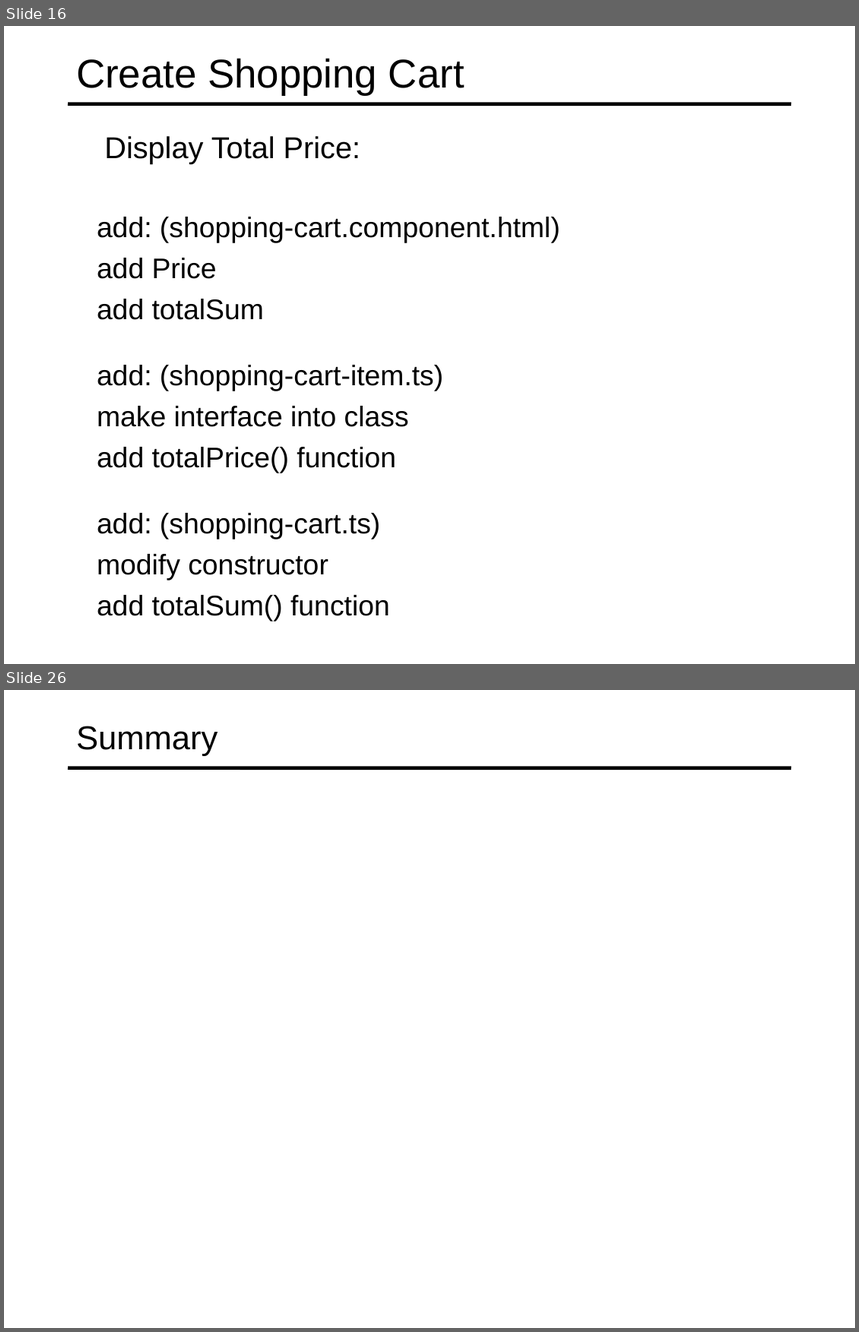
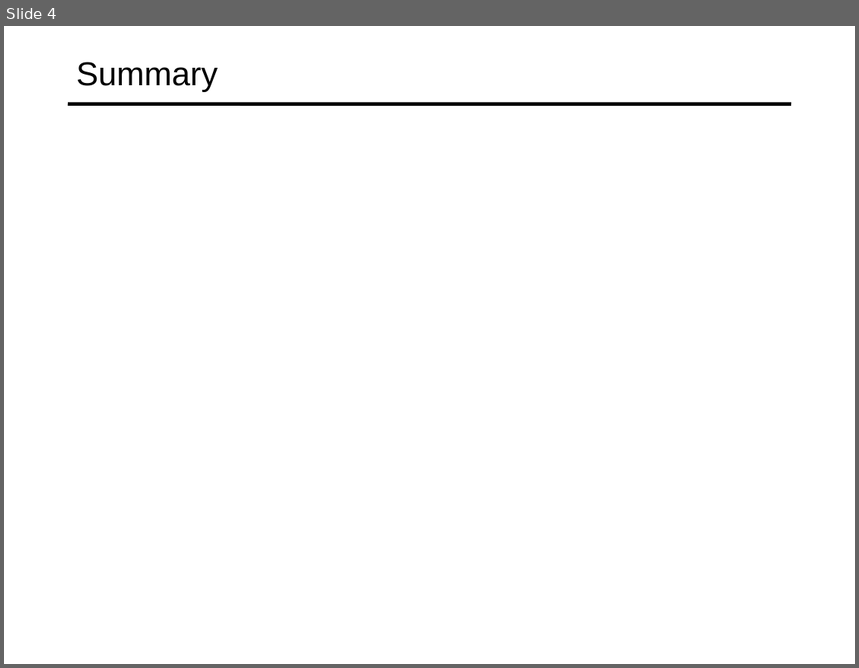
Before and after one commit to specter01wj/Jago_Link_Training, a slide deck: Angular/Angular7/Angular Advanced Course/Project/22.Project_Check Out Module/L6_Project_Check Out Module.ppt. Shown one above the other, each under a label of ours: slides 16 and 26 before the commit, slide 4 after it; the slides between them are not shown. The pictures are 859x1332 and 859x668 pixels, drawn with LibreOffice and Linux fonts; fonts in the diff are those of the drawing. Boxes give left, top, right and bottom in pixels: in the first picture for what was removed or moved away, otherwise in the second. Text is boxed around its words. In the diff, an @@ line names an element or a change of style, - is before the commit and + after.

```diff
--- a/Angular/Angular7/Angular Advanced Course/Project/22.Project_Check Out Module/L6_Project_Check Out Module.ppt
+++ b/Angular/Angular7/Angular Advanced Course/Project/22.Project_Check Out Module/L6_Project_Check Out Module.ppt
@@ slide 16 removed at (x1=4, y1=26, x2=855, y2=664), background #FFFFFF; not listed: 1 template element that a slide beside it also shows @@
@@ title removed at (x1=76, y1=58, x2=465, y2=96) @@
-Create Shopping Cart
@@ text removed at (x1=104, y1=136, x2=360, y2=164) @@
-  Display Total Price:
@@ text removed at (x1=97, y1=217, x2=560, y2=320) @@
-  add: (shopping-cart.component.html)
-  add Price
-  add totalSum
@@ text removed at (x1=97, y1=365, x2=443, y2=474) @@
-  add: (shopping-cart-item.ts)
-  make interface into class
-  add totalPrice() function
@@ text removed at (x1=97, y1=513, x2=390, y2=622) @@
-  add: (shopping-cart.ts)
-  modify constructor
-  add totalSum() function
@@ what was slide 26 is now slide 4 @@
```
Also in this commit, not shown: 1 slide changed, 21 other slides removed, 1 other file.
